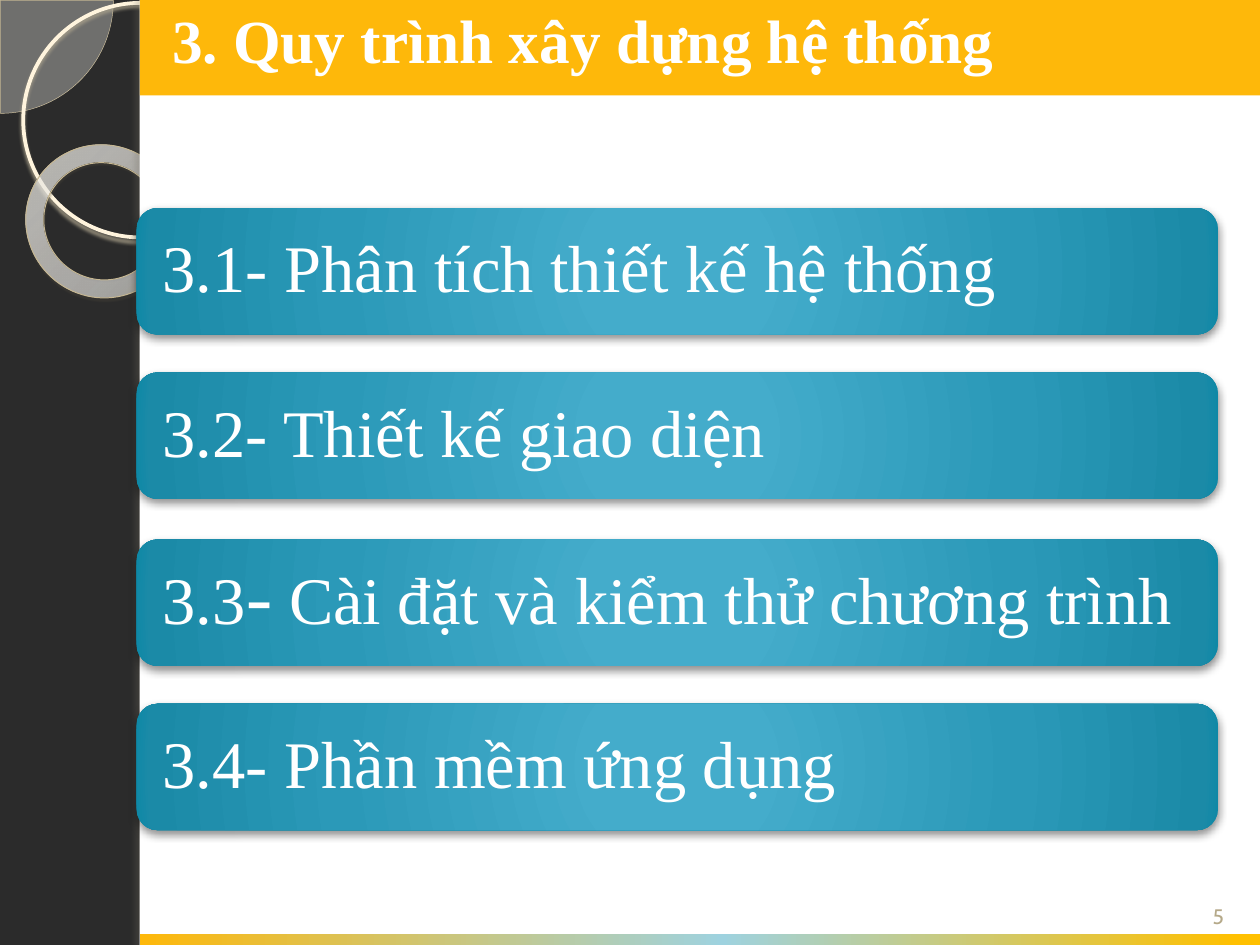
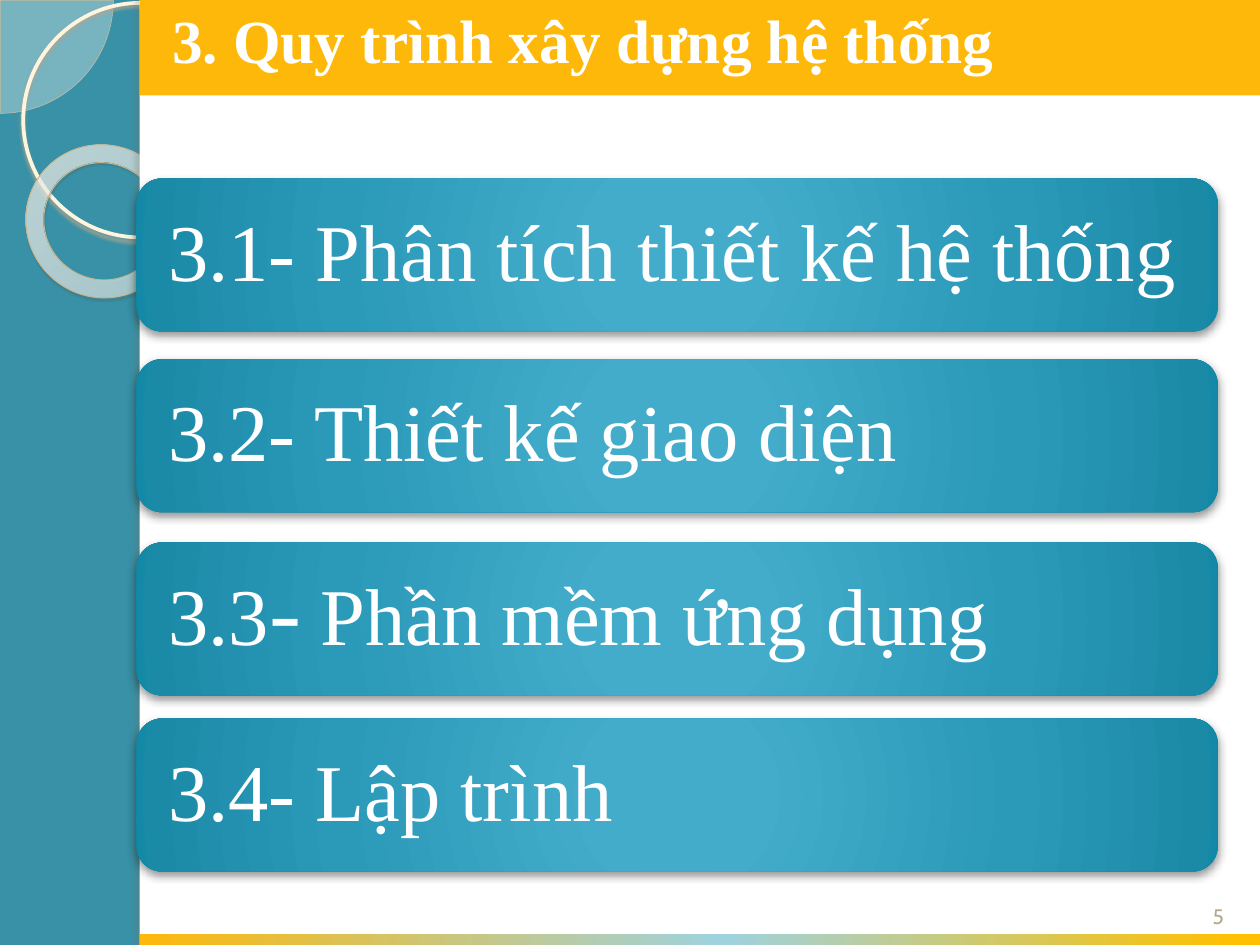
Before and after one commit to chiendv1992/webbanhang, a slide deck: slide 5 of bc/slide bv.pptx. Drawn at 1260x945 pixels with LibreOffice and Linux fonts; fonts in the diff are those of the drawing; background and template pictures are left out; a plain dark background stands for a picture behind light text. Boxes give left, top, right and bottom in pixels: in the first picture for what was removed or moved away, otherwise in the second. Text is boxed around its words. In the diff, an @@ line names an element or a change of style, - is before the commit and + after.

```diff
--- a/bc/slide bv.pptx
+++ b/bc/slide bv.pptx
@@ background picture (left out) to #3891A7 @@
@@ rounded rectangle: place and size @@
-rounded rectangle at box(136, 208, 1217, 334)
+rounded rectangle at box(136, 179, 1217, 331)
@@ text "3.1- Phân tích thiết kế ..." at box(168, 222, 1175, 296): size 38 to 46 pt; more space between paragraphs @@
@@ text "3.1- Phân tích thiết kế ...": place and size @@
-text "3.1- Phân tích thiết kế ..." at box(163, 244, 995, 306)
+text "3.1- Phân tích thiết kế ..." at box(168, 222, 1175, 296)
@@ rounded rectangle: place and size @@
-rounded rectangle at box(136, 373, 1217, 499)
+rounded rectangle at box(136, 359, 1217, 512)
@@ text "3.2- Thiết kế giao diện": place and size @@
-text "3.2- Thiết kế giao diện" at box(163, 409, 765, 470)
+text "3.2- Thiết kế giao diện" at box(168, 402, 896, 477)
@@ text "3.2- Thiết kế giao diện" at box(168, 402, 896, 477): size 38 to 46 pt; more space between paragraphs @@
@@ rounded rectangle: place and size @@
-rounded rectangle at box(136, 539, 1217, 665)
+rounded rectangle at box(136, 543, 1217, 696)
@@ text removed at box(163, 576, 1172, 637) @@
-3.3- Cài đặt và kiểm thử chương trình
@@ text at box(168, 586, 988, 660): text changed; size 38 to 46 pt @@
-3.4- Phần mềm ứng dụng
+3.3- Phần mềm ứng dụng
@@ rounded rectangle: place and size @@
-rounded rectangle at box(136, 704, 1217, 830)
+rounded rectangle at box(136, 718, 1217, 871)
@@ text added at box(168, 765, 613, 836), 46 pt, text #FFFFFF @@
+3.4- Lập trình
```
Also in this commit, not shown: 12 other slides changed, 5 slides added, 21 other files.
